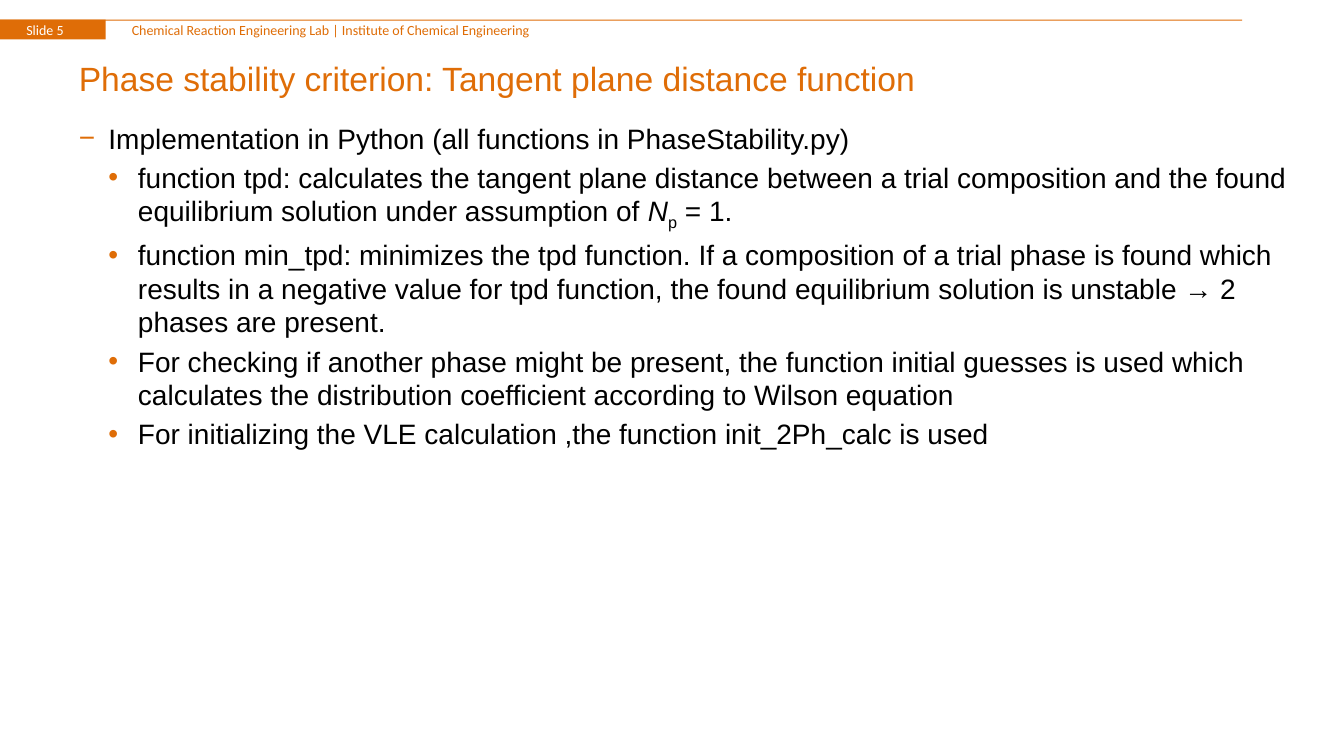
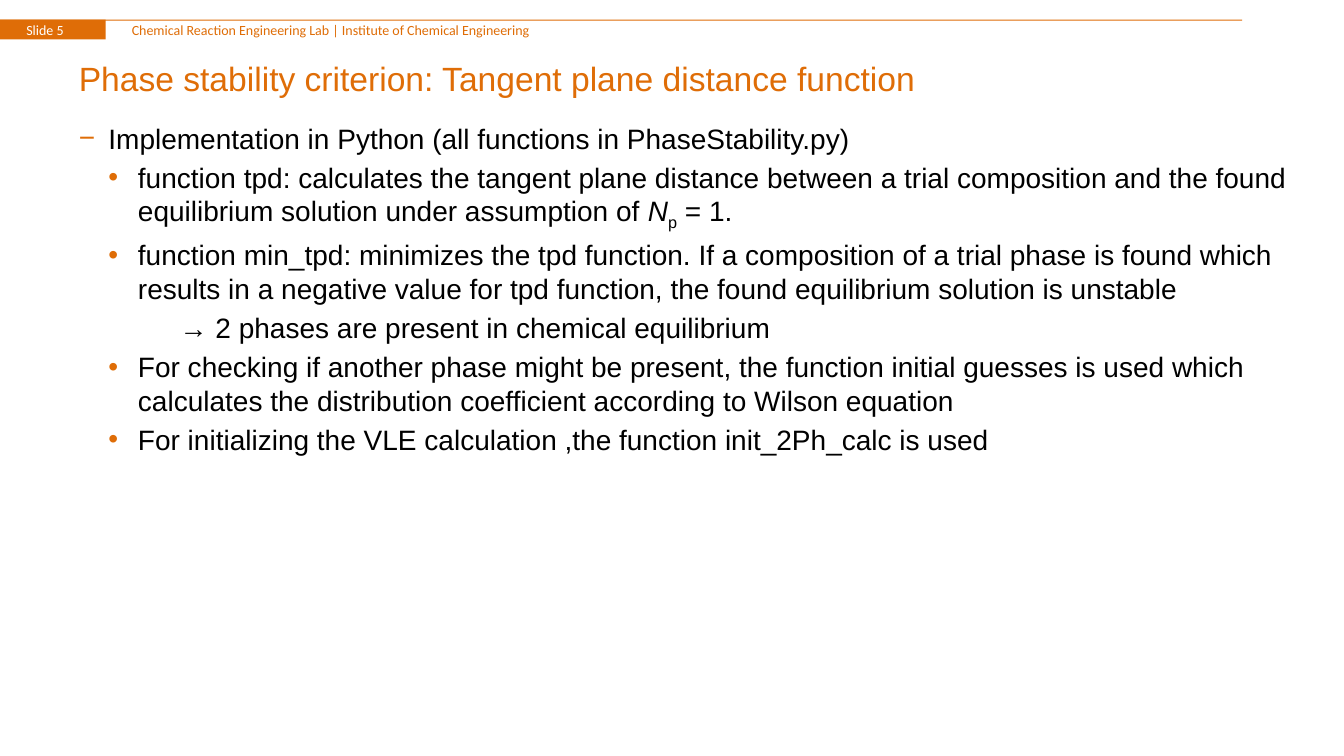
Before and after one commit to ChemRxnEngLab/GibbsEnergyMinimizationModel, a slide deck: slide 5 of methANNol.pptx. Drawn at 1344x756 pixels with LibreOffice and Linux fonts; fonts in the diff are those of the drawing; background and template pictures are left out. Boxes give left, top, right and bottom in pixels: in the first picture for what was removed or moved away, otherwise in the second. Text is boxed around its words. In the diff, an @@ line names an element or a change of style, - is before the commit and + after.

```diff
--- a/methANNol.pptx
+++ b/methANNol.pptx
@@ text at (x1=138, y1=244, x2=1272, y2=343): text changed @@
-  • function min_tpd: minimizes the tpd function. If a composition of a trial phase is found which results in a negative value for tpd function, the found equilibrium solution is unstable → 2 phases are present.
+  • function min_tpd: minimizes the tpd function. If a composition of a trial phase is found which results in a negative value for tpd function, the found equilibrium solution is unstable
+    → 2 phases are present in chemical equilibrium
```
Also in this commit, not shown: 5 other slides changed, 3 slides added, 1 slide removed.
